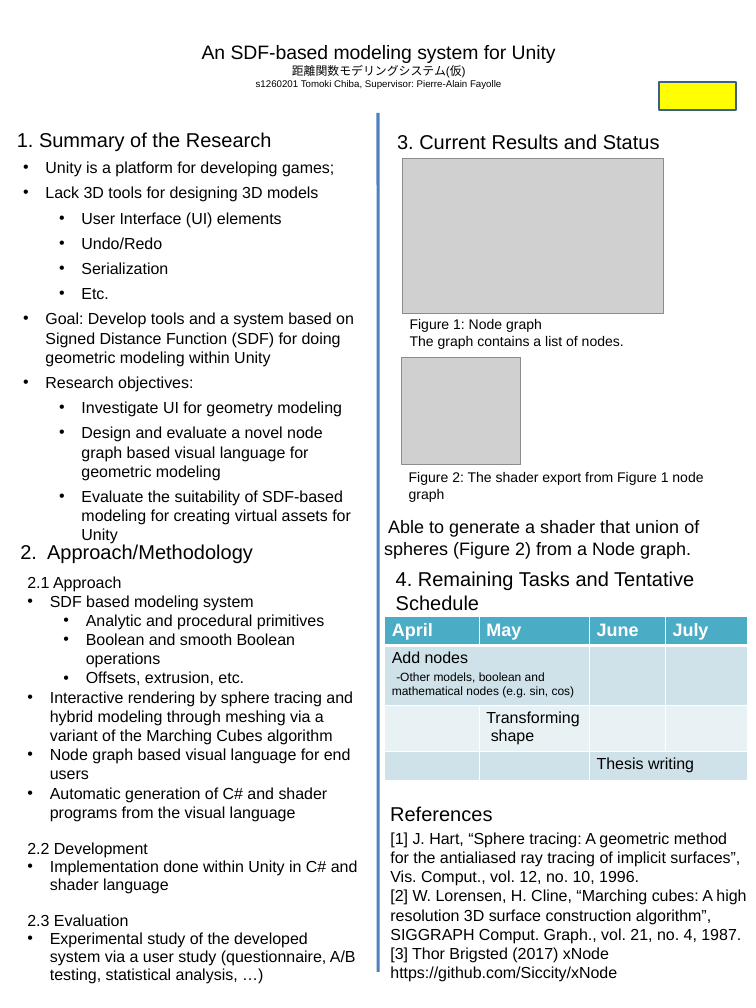
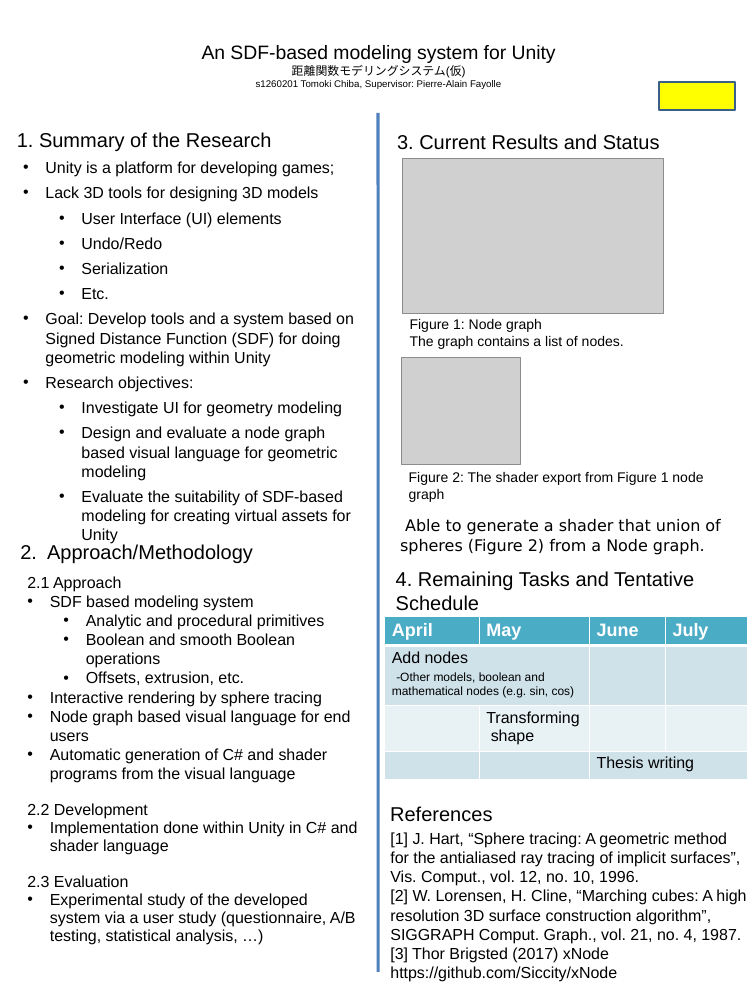
Before and after one commit to s1260201/SDF-Editor, a slide deck: slide 1 of Doc/poster.pptx. Drawn at 756x1008 pixels with LibreOffice and Linux fonts; fonts in the diff are those of the drawing; grey boxes stand for pictures. Boxes give left, top, right and bottom in pixels: in the first picture for what was removed or moved away, otherwise in the second. Text is boxed around its words. In the diff, an @@ line names an element or a change of style, - is before the commit and + after.

Commit message:
Draft2

```diff
--- a/Doc/poster.pptx
+++ b/Doc/poster.pptx
@@ text at (x1=81, y1=426, x2=338, y2=481): text changed @@
-  • Design and evaluate a novel node graph based visual language for geometric modeling
+  • Design and evaluate a node graph based visual language for geometric modeling
@@ text "Able to generate a shader ..." moved from (x1=384, y1=520, x2=699, y2=559) to (x1=400, y1=519, x2=720, y2=555) @@
@@ text "Able to generate a shader ..." at (x1=400, y1=519, x2=720, y2=555): size 18 to 16 pt, font Arial to DejaVu Sans @@
@@ text at (x1=50, y1=691, x2=322, y2=707): text changed @@
-• Interactive rendering by sphere tracing and hybrid modeling through meshing via a variant of the Marching Cubes algorithm
+• Interactive rendering by sphere tracing
```
Also in this commit, not shown: 1 other slide changed.
